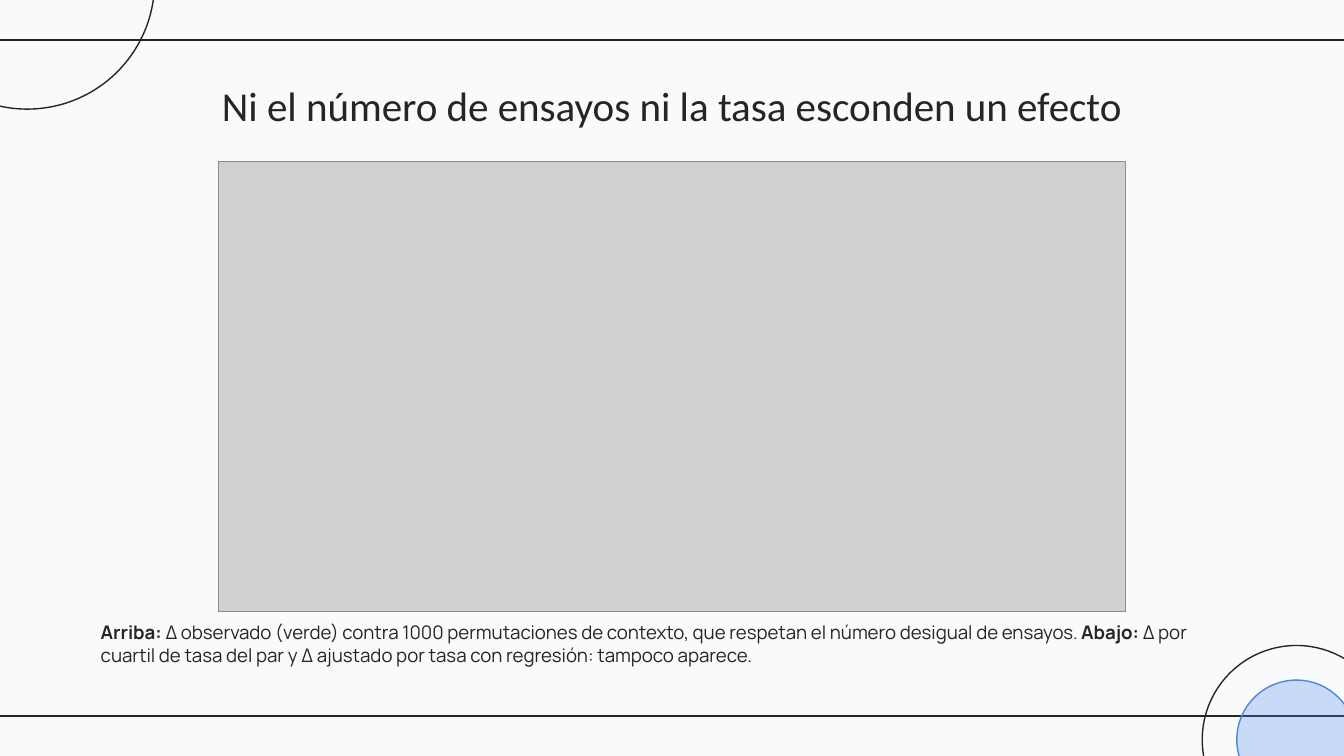
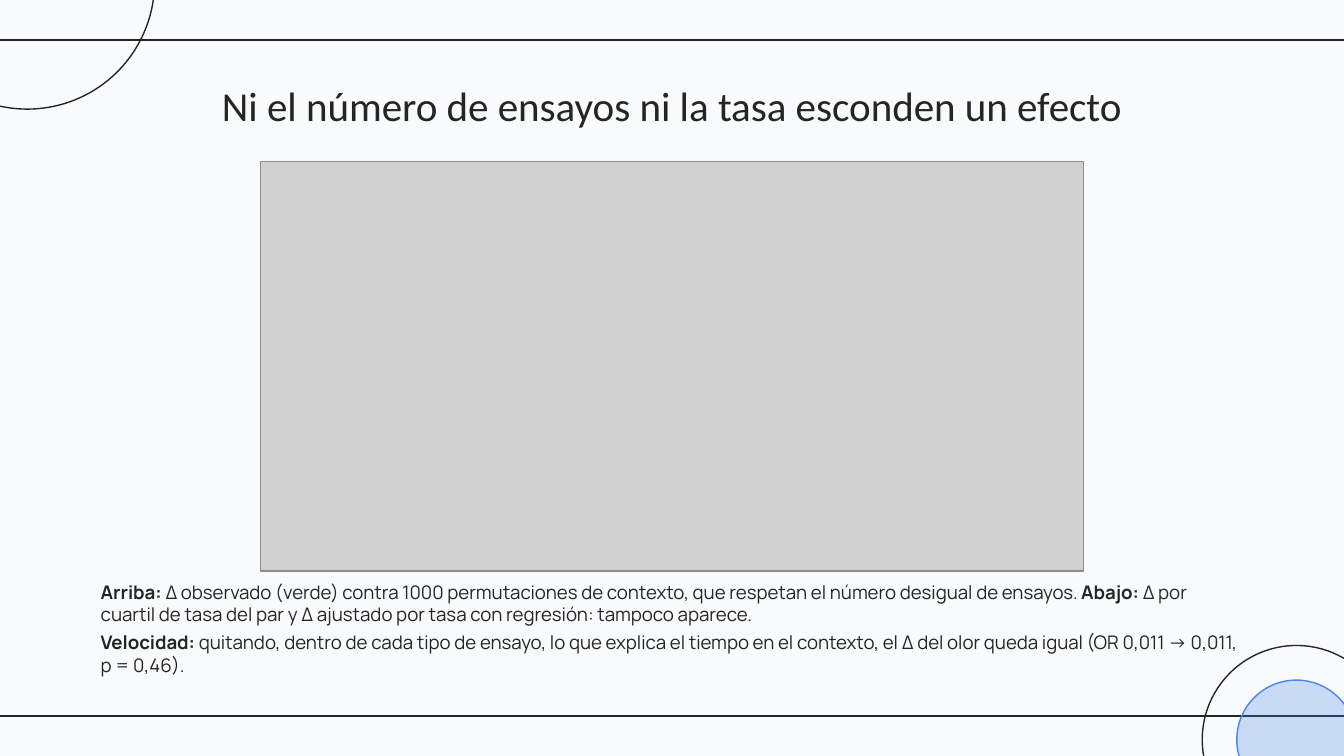
Before and after one commit to SantiNG101/final-neuro, a slide deck: slide 12 of presentacion/presentacion_trabajo_final.pptx. Drawn at 1344x756 pixels with LibreOffice and Linux fonts; fonts in the diff are those of the drawing; grey boxes stand for pictures. Boxes give left, top, right and bottom in pixels: in the first picture for what was removed or moved away, otherwise in the second. Text is boxed around its words. In the diff, an @@ line names an element or a change of style, - is before the commit and + after.

```diff
--- a/presentacion/presentacion_trabajo_final.pptx
+++ b/presentacion/presentacion_trabajo_final.pptx
@@ picture: place and size @@
-picture at bbox=[219, 161, 1125, 612]
+picture at bbox=[261, 161, 1085, 571]
@@ text "Arriba: Δ observado (verde) contra ...": place and size @@
-text "Arriba: Δ observado (verde) contra ..." at bbox=[101, 623, 1187, 667]
+text "Arriba: Δ observado (verde) contra ..." at bbox=[101, 583, 1237, 677]
@@ text at bbox=[101, 633, 1237, 677]: paragraph added @@
+Velocidad: quitando, dentro de cada tipo de ensayo, lo que explica el tiempo en el contexto, el Δ del olor queda igual (OR 0,011 → 0,011, p = 0,46).
```
Also in this commit, not shown: 5 other slides changed, 3 slides added, 1 slide removed, 5 other files.
